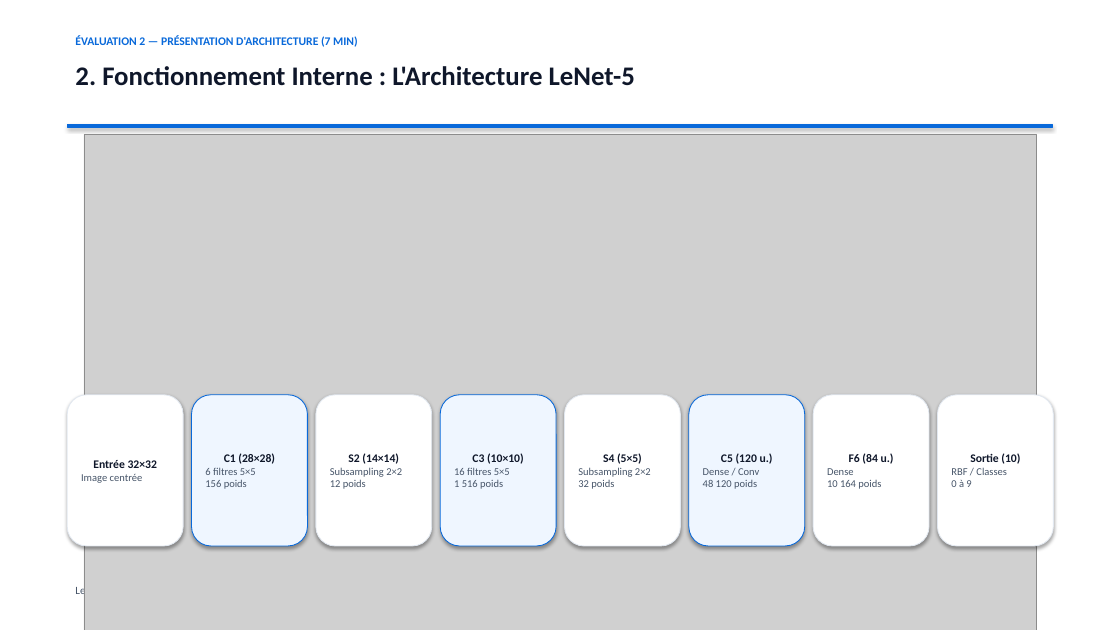
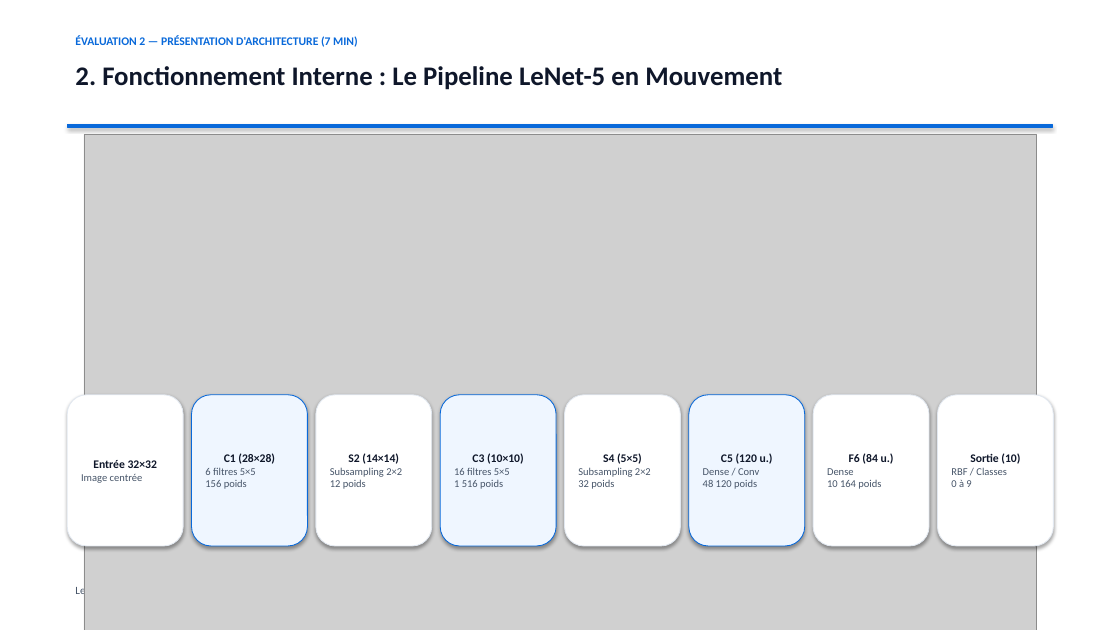
Before and after one commit to bernyforce/lenet5-convolutional-neural-network-1998, a slide deck: slide 3 of presentation_rxneurones_lenet5.pptx. Drawn at 1120x630 pixels with LibreOffice and Linux fonts; fonts in the diff are those of the drawing; grey boxes stand for pictures. Boxes give left, top, right and bottom in pixels: in the first picture for what was removed or moved away, otherwise in the second. Text is boxed around its words. In the diff, an @@ line names an element or a change of style, - is before the commit and + after.

```diff
--- a/presentation_rxneurones_lenet5.pptx
+++ b/presentation_rxneurones_lenet5.pptx
@@ text at box(75, 66, 782, 90): text changed @@
-2. Fonctionnement Interne : L'Architecture LeNet-5
+2. Fonctionnement Interne : Le Pipeline LeNet-5 en Mouvement
```
Also in this commit, not shown: 5 other slides changed, 13 other files.
